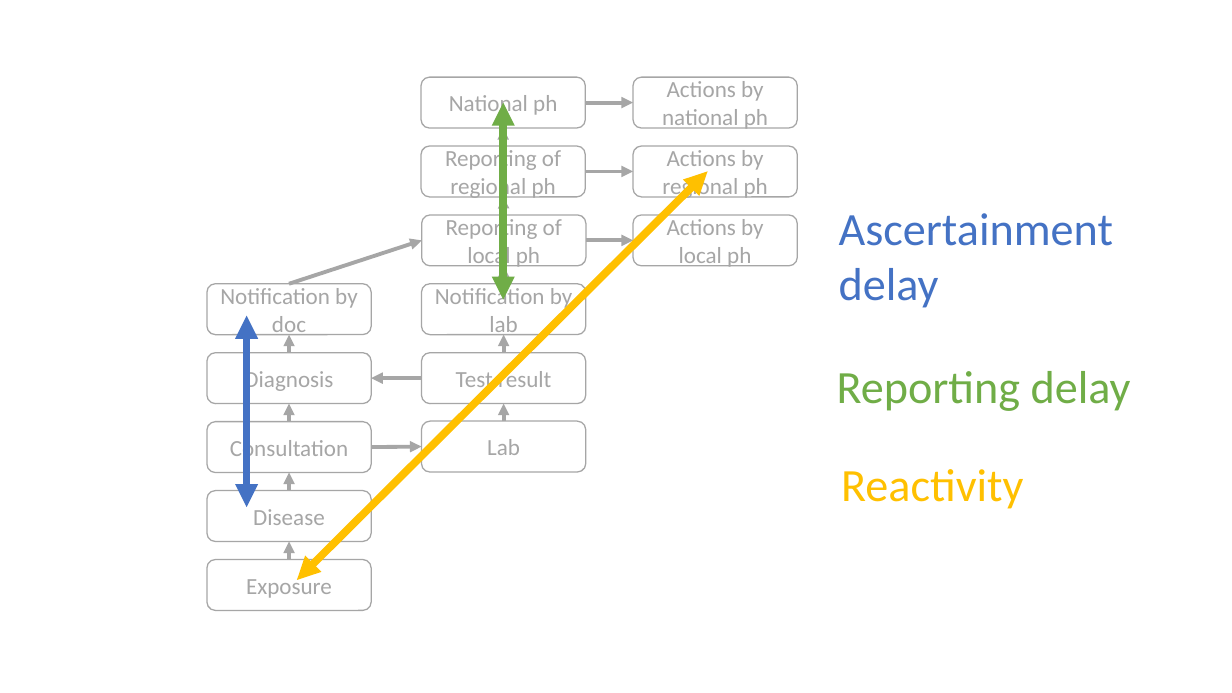
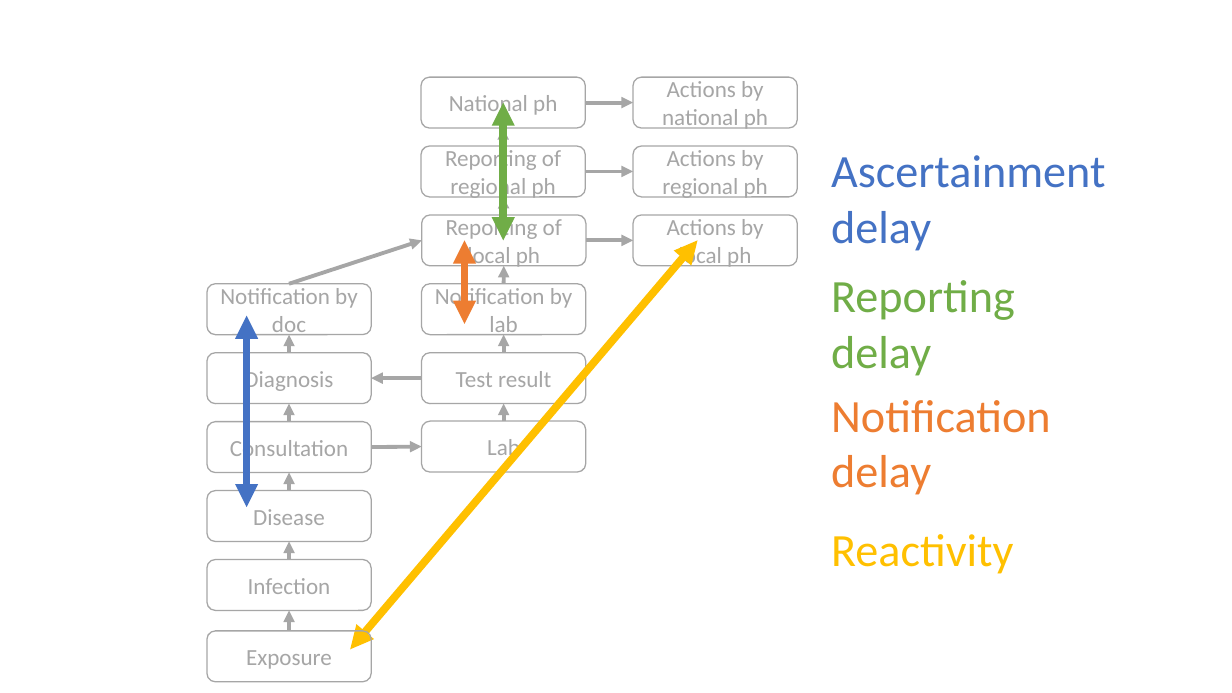
Before and after one commit to jakobschumacher/infectious-disease-surveillance, a slide deck: slide 1 of img/attributes_timeliness.pptx. Drawn at 1232x693 pixels with LibreOffice and Linux fonts; fonts in the diff are those of the drawing. Boxes give left, top, right and bottom in pixels: in the first picture for what was removed or moved away, otherwise in the second. Text is boxed around its words. In the diff, an @@ line names an element or a change of style, - is before the commit and + after.

Commit message:
Presentations improved

```diff
--- a/img/attributes_timeliness.pptx
+++ b/img/attributes_timeliness.pptx
@@ double arrow moved from (504, 299) - (504, 103) to (504, 240) - (504, 103) @@
@@ text "Ascertainment delay": place and size @@
-text "Ascertainment delay" at box(839, 213, 1113, 308)
+text "Ascertainment delay" at box(831, 155, 1105, 251)
@@ double arrow moved from (297, 580) - (708, 172) to (350, 650) - (698, 240) @@
@@ double arrow added from (465, 324) to (465, 240), #ED7D31 6 pt @@
@@ text at box(831, 280, 1015, 376): text changed @@
-Reporting delay
+Reporting
+delay
@@ text added at box(831, 400, 1050, 495), 36 pt, text #ED7D31 @@
+Notification delay
@@ text "Reactivity": place and size @@
-text "Reactivity" at box(841, 469, 1023, 509)
+text "Reactivity" at box(831, 534, 1013, 574)
@@ rounded rectangle added at box(207, 560, 372, 611), outline #A6A6A6 1 pt, 18 pt, text #A6A6A6 @@
+Infection
@@ arrow added from (289, 631) to (289, 611), #A6A6A6 3 pt @@
@@ rounded rectangle "Exposure": place and size @@
-rounded rectangle "Exposure" at box(207, 560, 372, 611)
+rounded rectangle "Exposure" at box(207, 631, 372, 682)
```
Also in this commit, not shown: 44 other files.
